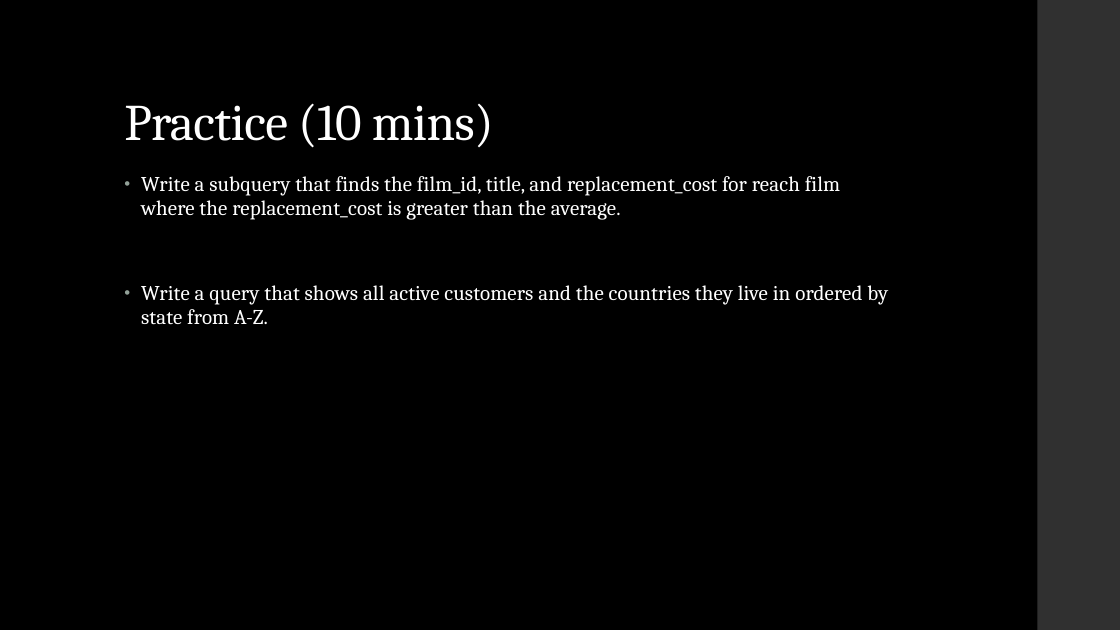
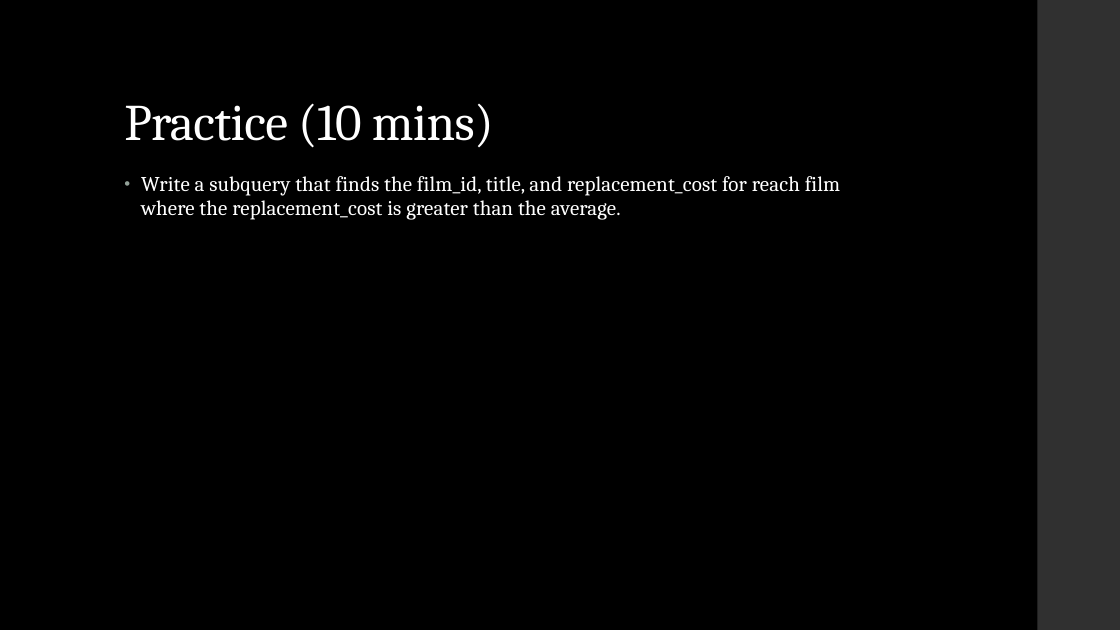
Before and after one commit to LaunchCoderGirlSTL/Data-Science-Assignments, a slide deck: slide 16 of course_material/week_07/week_07_presentation.pptx (slide 15 before the commit). Drawn at 1120x630 pixels with LibreOffice and Linux fonts; fonts in the diff are those of the drawing. Boxes give left, top, right and bottom in pixels: in the first picture for what was removed or moved away, otherwise in the second. Text is boxed around its words. In the diff, an @@ line names an element or a change of style, - is before the commit and + after.

```diff
--- a/course_material/week_07/week_07_presentation.pptx
+++ b/course_material/week_07/week_07_presentation.pptx
@@ text at (x1=141, y1=285, x2=888, y2=325): paragraph removed @@
-• Write a query that shows all active customers and the countries they live in ordered by state from A-Z.
```
Also in this commit, not shown: 1 other slide changed, 1 slide added, 3 other files.
